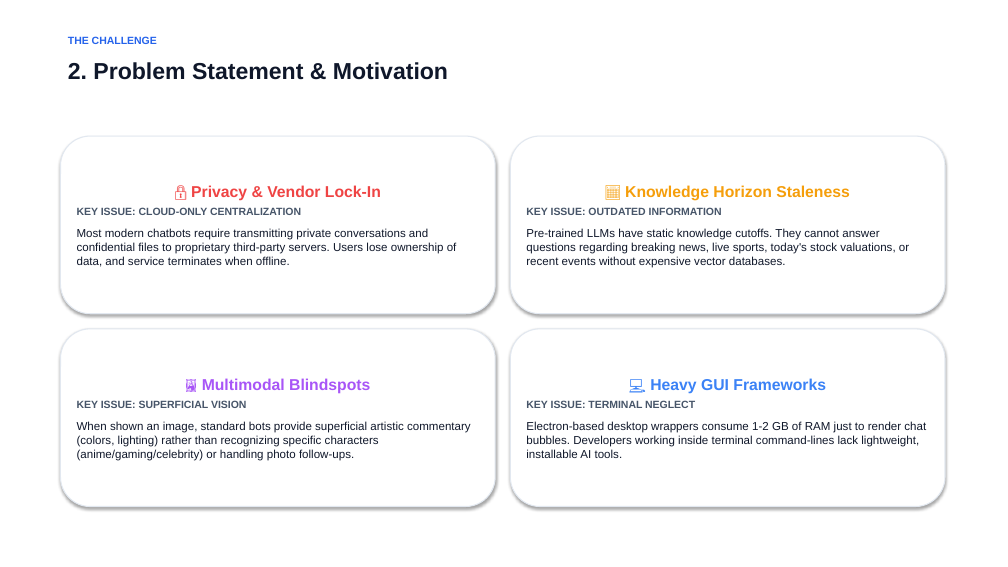
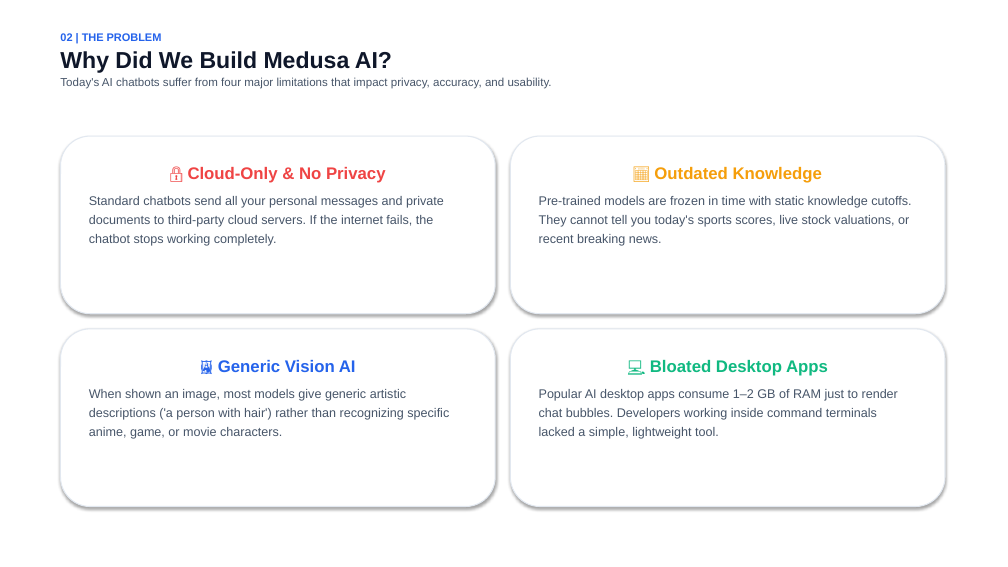
Before and after one commit to w4simg/medusa-ai, a slide deck: slide 3 of Medusa_AI_Presentation.pptx. Drawn at 1008x567 pixels with LibreOffice and Linux fonts; fonts in the diff are those of the drawing. Boxes give left, top, right and bottom in pixels: in the first picture for what was removed or moved away, otherwise in the second. Text is boxed around its words. In the diff, an @@ line names an element or a change of style, - is before the commit and + after.

```diff
--- a/Medusa_AI_Presentation.pptx
+++ b/Medusa_AI_Presentation.pptx
@@ text at [60,33,552,89]: text changed; size 10 to 11 pt; text colour #2563EB to #475569; bold off @@
-THE CHALLENGE
+02 | THE PROBLEM
+Why Did We Build Medusa AI?
+Today's AI chatbots suffer from four major limitations that impact privacy, accuracy, and usability.
@@ text removed at [68,62,448,80] @@
-2. Problem Statement & Motivation
@@ vertical alignment middle to top in 4 elements at [510,329,945,507], [510,136,945,314], [60,329,495,507], [60,136,495,314] @@
@@ text in rounded rectangle at [89,167,444,246]: text changed; size 11 to 12 pt; text colour #0F172A to #475569 @@
-🔒 Privacy & Vendor Lock-In
-KEY ISSUE: CLOUD-ONLY CENTRALIZATION
-Most modern chatbots require transmitting private conversations and confidential files to proprietary third-party servers. Users lose ownership of data, and service terminates when offline.
+🔒 Cloud-Only & No Privacy
+Standard chatbots send all your personal messages and private documents to third-party cloud servers. If the internet fails, the chatbot stops working completely.
@@ text in rounded rectangle at [539,167,911,246]: text changed; size 11 to 12 pt; text colour #0F172A to #475569 @@
-📅 Knowledge Horizon Staleness
-KEY ISSUE: OUTDATED INFORMATION
-Pre-trained LLMs have static knowledge cutoffs. They cannot answer questions regarding breaking news, live sports, today's stock valuations, or recent events without expensive vector databases.
+📅 Outdated Knowledge
+Pre-trained models are frozen in time with static knowledge cutoffs. They cannot tell you today's sports scores, live stock valuations, or recent breaking news.
@@ text in rounded rectangle at [89,360,449,439]: text changed; size 11 to 12 pt; text colour #0F172A to #475569 @@
-🖼️ Multimodal Blindspots
-KEY ISSUE: SUPERFICIAL VISION
-When shown an image, standard bots provide superficial artistic commentary (colors, lighting) rather than recognizing specific characters (anime/gaming/celebrity) or handling photo follow-ups.
+🖼️ Generic Vision AI
+When shown an image, most models give generic artistic descriptions ('a person with hair') rather than recognizing specific anime, game, or movie characters.
@@ text in rounded rectangle at [539,360,898,439]: text changed; size 11 to 12 pt; text colour #0F172A to #475569 @@
-💻 Heavy GUI Frameworks
-KEY ISSUE: TERMINAL NEGLECT
-Electron-based desktop wrappers consume 1-2 GB of RAM just to render chat bubbles. Developers working inside terminal command-lines lack lightweight, installable AI tools.
+💻 Bloated Desktop Apps
+Popular AI desktop apps consume 1–2 GB of RAM just to render chat bubbles. Developers working inside command terminals lacked a simple, lightweight tool.
```
Also in this commit, not shown: 8 other slides changed, 3 slides added, 3 slides removed, 4 other files.
